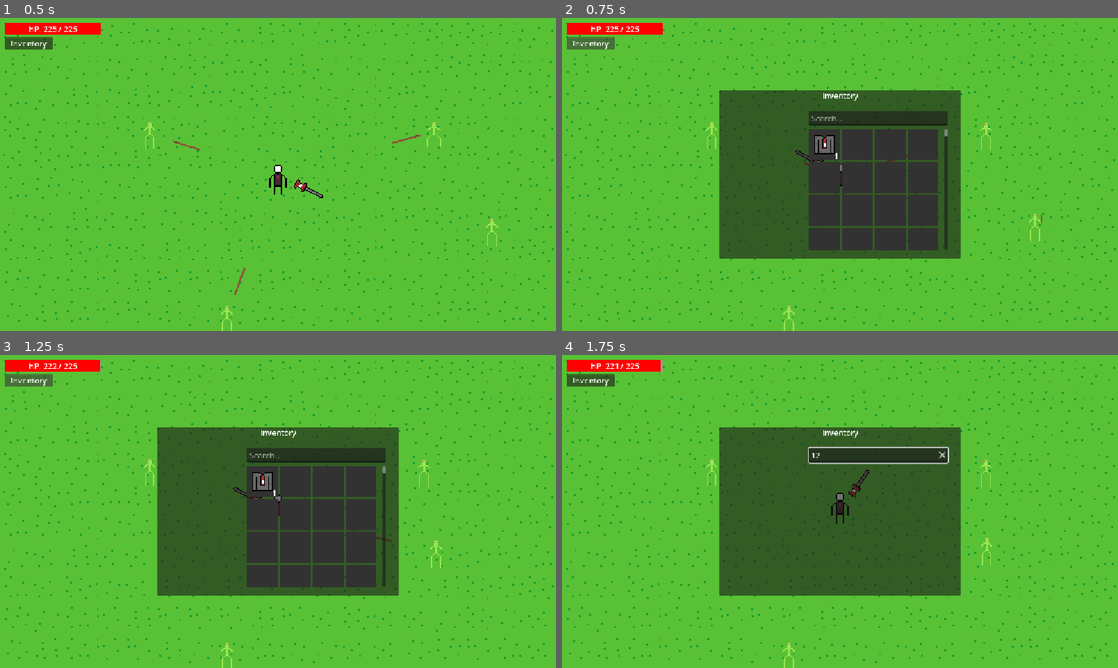
Above: before the commit, frames 1-4 (two rows, left to right).
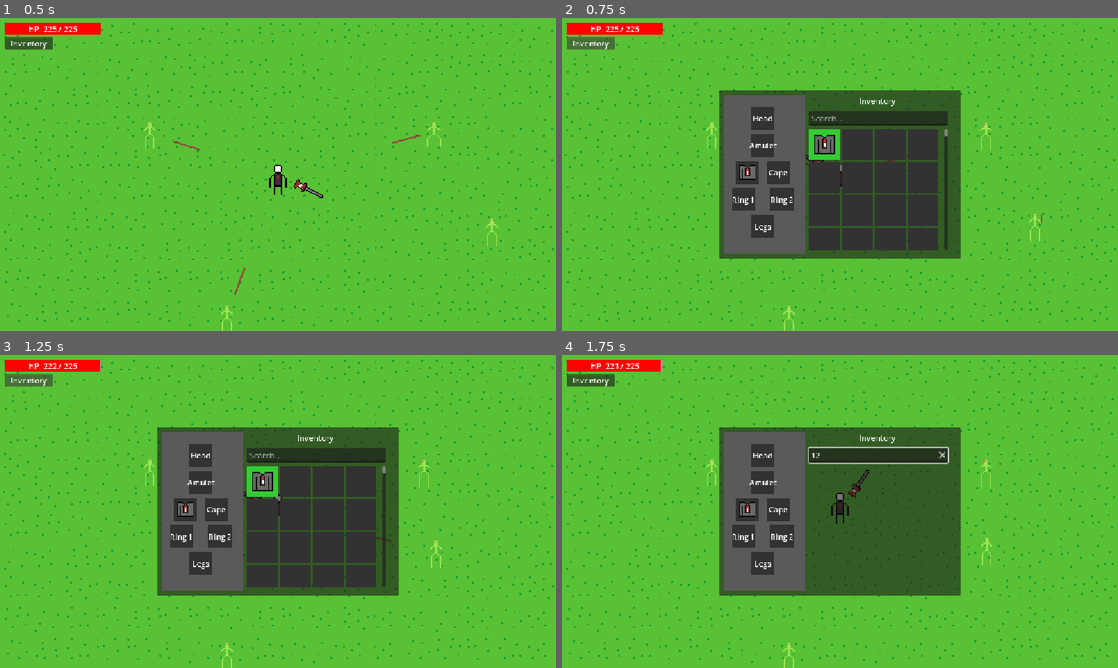
Above: after the commit, the same moments.

Repository: LavaWander/Slesh
Game: Godot game, scene res://world.tscn
Same seed, same stepped clock (60 frames per second), same inputs: the game is played once before the commit and once after it.
Inputs (mouse positions are in pixels of both pictures, inside the frame that each line leads up to):
- Up to frame 1 (0.5 s): no input
- Up to frame 2 (0.75 s): click (589, 43) at 0.5 s
- Up to frame 3 (1.25 s): no input
- Up to frame 4 (1.75 s): click (878, 455) at 1.27 s; type "12" at 1.35 s

Frame 1 is identical in both runs. In frame 2, 7.8% of the frame differs, in the area x 29-60%, y 24-76%; in frame 3, 7.8%; in frame 4, 7.5%.

Commit message:
Equipment and equipping/unequipping

Diff:
--- /dev/null
+++ b/Game/ui/common/equipment_slot.gd
@@ -0,0 +1,37 @@
+extends Control
+class_name EquipmentSlotUI
+
+signal clicked(slot_name: StringName)
+
+@export var slot_name: StringName
+
+@onready var background: ColorRect = $Background
+@onready var icon: TextureRect = $Icon
+@onready var slot_label: Label = $SlotLabel
+
+var item: ItemData = null
+
+
+func _ready() -> void:
+	mouse_filter = Control.MOUSE_FILTER_STOP
+
+
+func _gui_input(event: InputEvent) -> void:
+	if event is InputEventMouseButton and event.pressed and event.button_index == MOUSE_BUTTON_LEFT:
+		clicked.emit(slot_name)
+
+
+func set_item(new_item: ItemData) -> void:
+	item = new_item
+
+	if item == null:
+		icon.texture = null
+		slot_label.text = _format_slot_name(slot_name)
+		return
+
+	icon.texture = item.icon
+	slot_label.text = ""
+
+
+func _format_slot_name(value: StringName) -> String:
+	return String(value).capitalize()
--- /dev/null
+++ b/Game/ui/common/equipment_slot.tscn
@@ -0,0 +1,43 @@
+[gd_scene format=3 uid="uid://d1g1mkpw73iot"]
+
+[ext_resource type="Script" uid="uid://bolua5ia41ql" path="res://ui/common/equipment_slot.gd" id="1_n62nr"]
+
+[node name="EquipmentSlot" type="Control" unique_id=2144085215]
+custom_minimum_size = Vector2(48, 48)
+layout_mode = 3
+anchor_right = 0.042000003
+anchor_bottom = 0.074
+offset_right = -0.3840027
+offset_bottom = 0.048000336
+script = ExtResource("1_n62nr")
+
+[node name="Background" type="ColorRect" parent="." unique_id=495025312]
+custom_minimum_size = Vector2(48, 48)
+layout_mode = 1
+anchors_preset = 15
+anchor_right = 1.0
+anchor_bottom = 1.0
+grow_horizontal = 2
+grow_vertical = 2
+color = Color(0.19793725, 0.19793722, 0.19793722, 1)
+
+[node name="Icon" type="TextureRect" parent="." unique_id=1840087127]
+z_index = 1
+custom_minimum_size = Vector2(48, 48)
+layout_mode = 1
+anchors_preset = 15
+anchor_right = 1.0
+anchor_bottom = 1.0
+grow_horizontal = 2
+grow_vertical = 2
+
+[node name="SlotLabel" type="Label" parent="." unique_id=1846198000]
+custom_minimum_size = Vector2(48, 48)
+layout_mode = 1
+anchors_preset = 15
+anchor_right = 1.0
+anchor_bottom = 1.0
+grow_horizontal = 2
+grow_vertical = 2
+horizontal_alignment = 1
+vertical_alignment = 1
--- a/Game/ui/common/item_slot.gd
+++ b/Game/ui/common/item_slot.gd
@@ -1,9 +1,22 @@
 extends Control
+class_name ItemSlotUI
+
+signal clicked(item: ItemData)
 
 var item: ItemData = null
 
+@onready var background: ColorRect = $Background
 @onready var icon: TextureRect = $Icon
 @onready var quantity_label: Label = $QuantityLabel
+
+
+func _ready() -> void:
+	mouse_filter = Control.MOUSE_FILTER_STOP
+
+
+func _gui_input(event: InputEvent) -> void:
+	if event is InputEventMouseButton and event.pressed and event.button_index == MOUSE_BUTTON_LEFT:
+		clicked.emit(item)
 
 
 func set_item(new_item: ItemData, quantity: int) -> void:
@@ -12,6 +25,7 @@
 	if item == null:
 		icon.texture = null
 		quantity_label.text = ""
+		set_equipped_highlight(false)
 		return
 
 	icon.texture = item.icon
@@ -20,4 +34,12 @@
 		quantity_label.text = str(quantity)
 	else:
 		quantity_label.text = ""
-	quantity_label.text = str(quantity)
+
+	set_equipped_highlight(false)
+
+
+func set_equipped_highlight(is_equipped: bool) -> void:
+	if is_equipped:
+		background.color = Color(0.2, 0.8, 0.2, 1.0)
+	else:
+		background.color = Color.from_rgba8(50, 50, 50, 255)
--- a/Game/ui/common/item_slot.tscn
+++ b/Game/ui/common/item_slot.tscn
@@ -19,7 +19,7 @@
 anchor_bottom = 1.0
 grow_horizontal = 2
 grow_vertical = 2
-color = Color(0.19793725, 0.19793722, 0.19793722, 1)
+color = Color(0.19607843, 0.19607843, 0.19607843, 1)
 
 [node name="Icon" type="TextureRect" parent="." unique_id=1840087127]
 z_index = 1
@@ -38,9 +38,9 @@
 anchor_right = 1.0
 anchor_bottom = 1.0
 offset_left = 2.0
-offset_top = 49.0
+offset_top = 43.5
 offset_right = -2.0
-offset_bottom = -3.0
+offset_bottom = 2.5
 grow_horizontal = 2
 grow_vertical = 2
 horizontal_alignment = 2
--- a/Game/ui/inventory/inventory_panel.gd
+++ b/Game/ui/inventory/inventory_panel.gd
@@ -7,21 +7,18 @@
 @onready var search_box: LineEdit = $Background/SearchBox
 @onready var slots_scroll: ScrollContainer = $Background/SlotsScroll
 @onready var slots_grid: GridContainer = $Background/SlotsScroll/SlotsGrid
+@onready var equipment_panel: Control = $Background/EquipmentPanel
 
 var player: Node = null
 var inventory: InventoryComponent = null
+var equipment: EquipmentComponent = null
 var search_text: String = ""
 
 
 func _ready() -> void:
 	visible = false
 	_find_player()
-	_cache_inventory()
-
-	# Let clicks pass through the full-screen root,
-	# but let the actual inventory window handle clicks.
-	mouse_filter = Control.MOUSE_FILTER_IGNORE
-	background.mouse_filter = Control.MOUSE_FILTER_STOP
+	_cache_components()
 
 	search_box.text_changed.connect(_on_search_text_changed)
 	search_box.focus_entered.connect(_on_search_focus_entered)
@@ -41,19 +38,17 @@
 
 func _on_search_focus_entered() -> void:
 	UIState.block_game_input = true
-	print("blocked")
 
 
 func _on_search_focus_exited() -> void:
 	UIState.block_game_input = false
-	print("released")
 
 
 func _find_player() -> void:
 	player = get_tree().get_first_node_in_group("player")
 
 
-func _cache_inventory() -> void:
+func _cache_components() -> void:
 	if player == null:
 		push_warning("InventoryPanel could not find player.")
 		return
@@ -61,10 +56,16 @@
 	inventory = player.get_node_or_null("InventoryComponent") as InventoryComponent
 	if inventory == null:
 		push_warning("InventoryPanel could not find InventoryComponent.")
-		return
-
-	if not inventory.inventory_changed.is_connected(_on_inventory_changed):
+
+	equipment = player.get_node_or_null("EquipmentComponent") as EquipmentComponent
+	if equipment == null:
+		push_warning("InventoryPanel could not find EquipmentComponent.")
+
+	if inventory != null and not inventory.inventory_changed.is_connected(_on_inventory_changed):
 		inventory.inventory_changed.connect(_on_inventory_changed)
+
+	if equipment != null and not equipment.equipment_changed.is_connected(_on_equipment_changed):
+		equipment.equipment_changed.connect(_on_equipment_changed)
 
 
 func open() -> void:
@@ -87,16 +88,26 @@
 
 func _on_inventory_changed() -> void:
 	if visible:
-		_refresh()
+		_refresh_inventory()
+
+
+func _on_equipment_changed() -> void:
+	if visible:
+		_refresh_equipment()
 
 
 func _on_search_text_changed(new_text: String) -> void:
 	search_text = new_text.strip_edges().to_lower()
 	if visible:
-		_refresh()
+		_refresh_inventory()
 
 
 func _refresh() -> void:
+	_refresh_inventory()
+	_refresh_equipment()
+
+
+func _refresh_inventory() -> void:
 	if inventory == null or slot_scene == null:
 		return
 
@@ -107,9 +118,28 @@
 		if not _slot_matches_search(slot):
 			continue
 
-		var slot_ui = slot_scene.instantiate()
+		var slot_ui := slot_scene.instantiate() as ItemSlotUI
 		slots_grid.add_child(slot_ui)
 		slot_ui.set_item(slot.item, slot.quantity)
+
+		if slot.item != null and _is_item_currently_equipped(slot.item):
+			slot_ui.set_equipped_highlight(true)
+
+		slot_ui.clicked.connect(_on_inventory_slot_clicked)
+
+
+func _refresh_equipment() -> void:
+	if equipment == null:
+		return
+
+	for child in equipment_panel.get_children():
+		if child is EquipmentSlotUI:
+			var slot_ui := child as EquipmentSlotUI
+			var equipped_item := equipment.get_item(slot_ui.slot_name)
+			slot_ui.set_item(equipped_item)
+
+			if not slot_ui.clicked.is_connected(_on_equipment_slot_clicked):
+				slot_ui.clicked.connect(_on_equipment_slot_clicked)
 
 
 func _slot_matches_search(slot: InventorySlot) -> bool:
@@ -121,3 +151,53 @@
 
 	var item_name := slot.item.display_name.to_lower()
 	return item_name.contains(search_text)
+
+
+func _is_item_currently_equipped(item: ItemData) -> bool:
+	if equipment == null or item == null:
+		return false
+
+	for equipped_item in equipment.equipped.values():
+		if equipped_item == item:
+			return true
+
+	return false
+
+
+func _find_equipped_slot_for_item(item: ItemData) -> StringName:
+	if equipment == null or item == null:
+		return &""
+
+	for slot_name in equipment.equipped.keys():
+		if equipment.equipped[slot_name] == item:
+			return slot_name
+
+	return &""
+
+
+func _on_inventory_slot_clicked(item: ItemData) -> void:
+	if item == null or equipment == null:
+		return
+
+	if item.equip_slot == StringName():
+		return
+
+	var equipped_slot := _find_equipped_slot_for_item(item)
+
+	# If this exact item is already equipped, clicking it again unequips it
+	if equipped_slot != StringName():
+		equipment.unequip(equipped_slot)
+		_refresh()
+		return
+
+	# Otherwise equip it into its defined slot
+	equipment.equip(item)
+	_refresh()
+
+
+func _on_equipment_slot_clicked(slot_name: StringName) -> void:
+	if equipment == null:
+		return
+
+	equipment.unequip(slot_name)
+	_refresh()
--- a/Game/ui/inventory/inventory_panel.tscn
+++ b/Game/ui/inventory/inventory_panel.tscn
@@ -2,6 +2,7 @@
 
 [ext_resource type="Script" uid="uid://cgks6adq281ur" path="res://ui/inventory/inventory_panel.gd" id="1_smghy"]
 [ext_resource type="PackedScene" uid="uid://bsxd1qq8043sw" path="res://ui/common/item_slot.tscn" id="2_obcwt"]
+[ext_resource type="PackedScene" uid="uid://d1g1mkpw73iot" path="res://ui/common/equipment_slot.tscn" id="3_obcwt"]
 
 [node name="InventoryPanel" type="Control" unique_id=516670972]
 layout_mode = 3
@@ -31,11 +32,13 @@
 [node name="TitleLabel" type="Label" parent="Background" unique_id=1892398937]
 layout_mode = 1
 anchors_preset = -1
-anchor_left = 0.425
-anchor_right = 0.57500005
-anchor_bottom = 0.066
-offset_right = -3.0517578e-05
-offset_bottom = -0.10000038
+anchor_left = 0.58000004
+anchor_top = 0.031000001
+anchor_right = 0.73
+anchor_bottom = 0.097
+offset_left = -3.0517578e-05
+offset_top = 0.14999962
+offset_bottom = 0.049999237
 grow_horizontal = 2
 text = "Inventory"
 horizontal_alignment = 1
@@ -58,10 +61,90 @@
 columns = 4
 
 [node name="SearchBox" type="LineEdit" parent="Background" unique_id=1046621527]
-layout_mode = 0
-offset_left = 186.0
-offset_top = 43.0
-offset_right = 474.0
-offset_bottom = 74.0
+layout_mode = 1
+anchors_preset = -1
+anchor_left = 0.372
+anchor_top = 0.123
+anchor_right = 0.9480001
+anchor_bottom = 0.21400002
+offset_top = -0.05000305
+offset_right = -3.0517578e-05
+offset_bottom = -0.90000916
 placeholder_text = "Search..."
 clear_button_enabled = true
+
+[node name="EquipmentPanel" type="Control" parent="Background" unique_id=1947700977]
+layout_mode = 1
+anchor_left = 0.020000001
+anchor_top = 0.031000001
+anchor_right = 0.356
+anchor_bottom = 0.96900004
+offset_top = 0.14999962
+offset_bottom = -0.15002441
+
+[node name="ColorRect" type="ColorRect" parent="Background/EquipmentPanel" unique_id=488388862]
+layout_mode = 1
+anchors_preset = 15
+anchor_right = 1.0
+anchor_bottom = 1.0
+grow_horizontal = 2
+grow_vertical = 2
+color = Color(0.3553136, 0.35531354, 0.35531357, 1)
+
+[node name="ChestSlot" parent="Background/EquipmentPanel" unique_id=2144085215 instance=ExtResource("3_obcwt")]
+layout_mode = 1
+offset_left = 24.0
+offset_top = 136.0
+offset_right = 64.944
+offset_bottom = 159.728
+slot_name = &"chest"
+
+[node name="CapeSlot" parent="Background/EquipmentPanel" unique_id=1479226154 instance=ExtResource("3_obcwt")]
+layout_mode = 1
+offset_left = 88.0
+offset_top = 136.0
+offset_right = 128.944
+offset_bottom = 159.728
+slot_name = &"cape"
+
+[node name="Ring1Slot" parent="Background/EquipmentPanel" unique_id=22692511 instance=ExtResource("3_obcwt")]
+layout_mode = 1
+offset_left = 16.0
+offset_top = 192.0
+offset_right = 56.944
+offset_bottom = 215.728
+slot_name = &"ring1"
+
+[node name="Ring2Slot" parent="Background/EquipmentPanel" unique_id=1845736583 instance=ExtResource("3_obcwt")]
+layout_mode = 1
+offset_left = 96.0
+offset_top = 192.0
+offset_right = 136.944
+offset_bottom = 215.728
+slot_name = &"ring2"
+
+[node name="LegsSlot" parent="Background/EquipmentPanel" unique_id=1550163426 instance=ExtResource("3_obcwt")]
+layout_mode = 1
+offset_left = 56.0
+offset_top = 248.0
+offset_right = 96.944
+offset_bottom = 271.728
+slot_name = &"legs"
+
+[node name="HeadSlot" parent="Background/EquipmentPanel" unique_id=1888406043 instance=ExtResource("3_obcwt")]
+layout_mode = 1
+anchor_right = 0.095000006
+anchor_bottom = 0.07300001
+offset_left = 56.0
+offset_top = 24.0
+offset_right = 88.04
+offset_bottom = 48.056
+slot_name = &"head"
+
+[node name="AmuletSlot" parent="Background/EquipmentPanel" unique_id=7700167 instance=ExtResource("3_obcwt")]
+layout_mode = 1
+offset_left = 56.0
+offset_top = 80.0
+offset_right = 96.944
+offset_bottom = 103.728
+slot_name = &"amulet"
Not shown, added: Game/ui/common/equipment_slot.gd.uid
